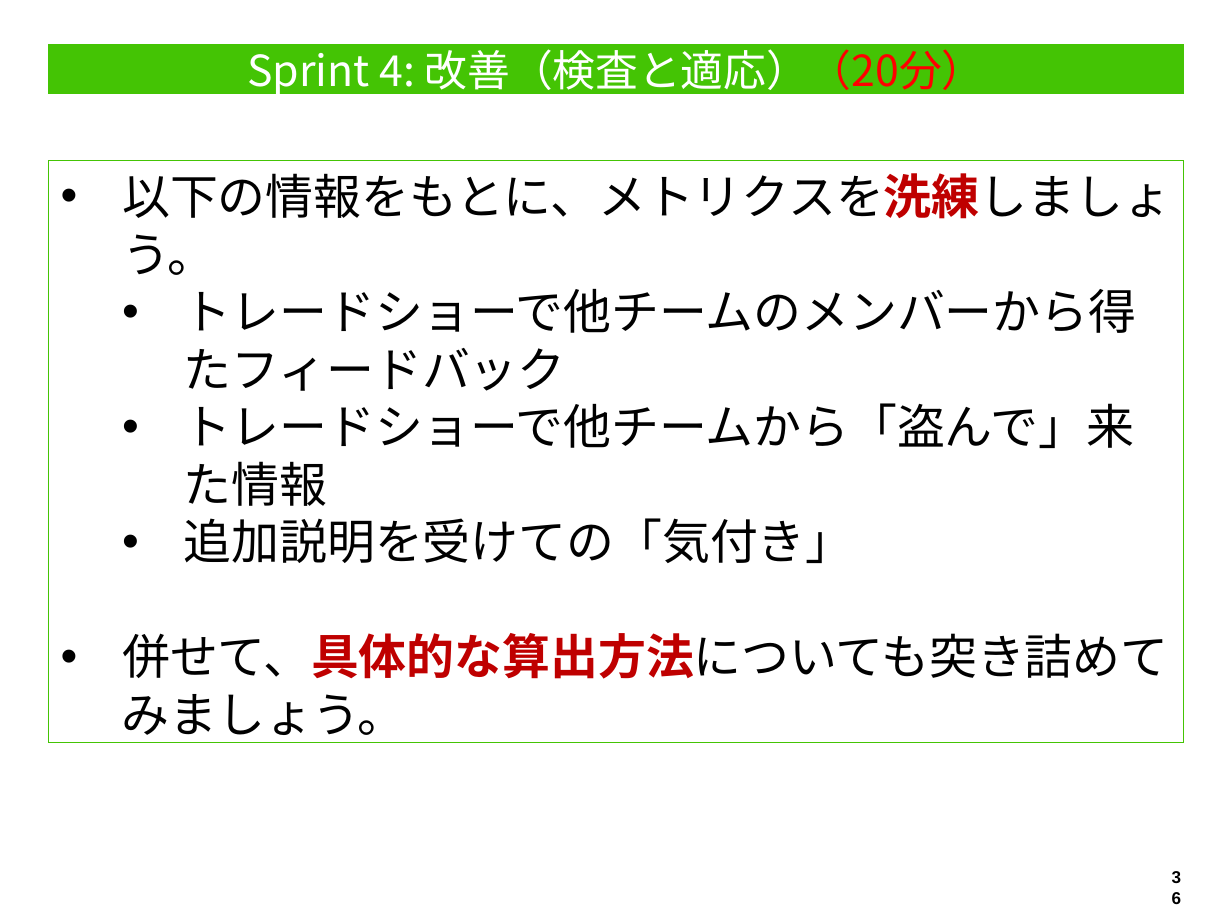
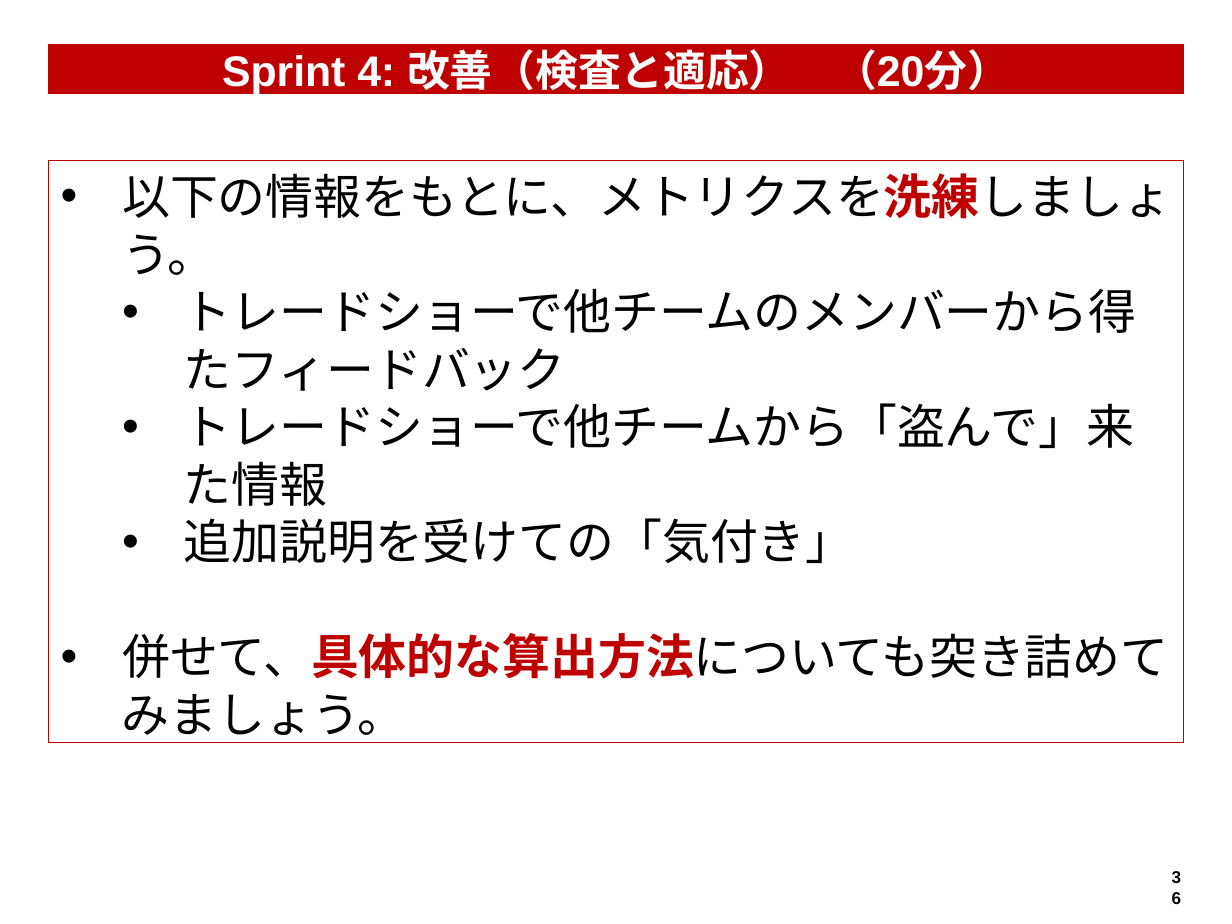
Before and after one commit to hageyahhoo/RSGT2018, a slide deck: slide 36 of MetricsWorkshop.pptx. Drawn at 1232x924 pixels with LibreOffice and Linux fonts; fonts in the diff are those of the drawing. Boxes give left, top, right and bottom in pixels: in the first picture for what was removed or moved away, otherwise in the second. Text is boxed around its words. In the diff, an @@ line names an element or a change of style, - is before the commit and + after.

```diff
--- a/MetricsWorkshop.pptx
+++ b/MetricsWorkshop.pptx
@@ title "Sprint 4: 改善（検査と適応） （20分）" at box(48, 44, 1183, 92): fill #44C404 to #BF0000; outline #44C404 0.75 pt to #BF0000 0.75 pt @@
@@ title at box(222, 43, 1010, 97): text changed; font Noto Sans CJK JP to Arial; bold on @@
-Sprint 4: 改善（検査と適応）（20分）
+Sprint 4: 改善（検査と適応） （20分）
@@ rectangle "以下の情報をもとに、メトリクスを洗練しましょう。" at box(48, 160, 1183, 742): outline #44C404 0.75 pt to #BF0000 0.75 pt @@
```
Also in this commit, not shown: 34 other slides changed.
